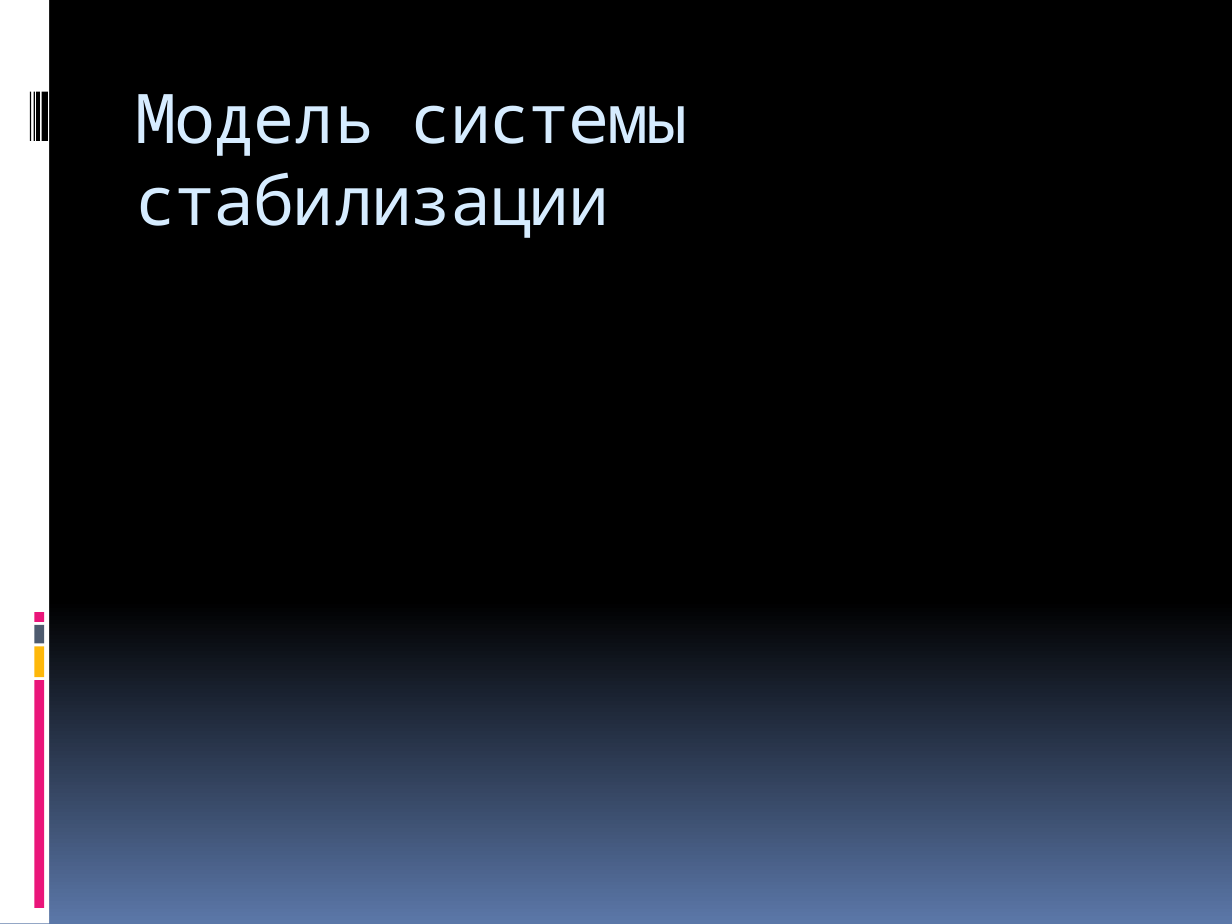
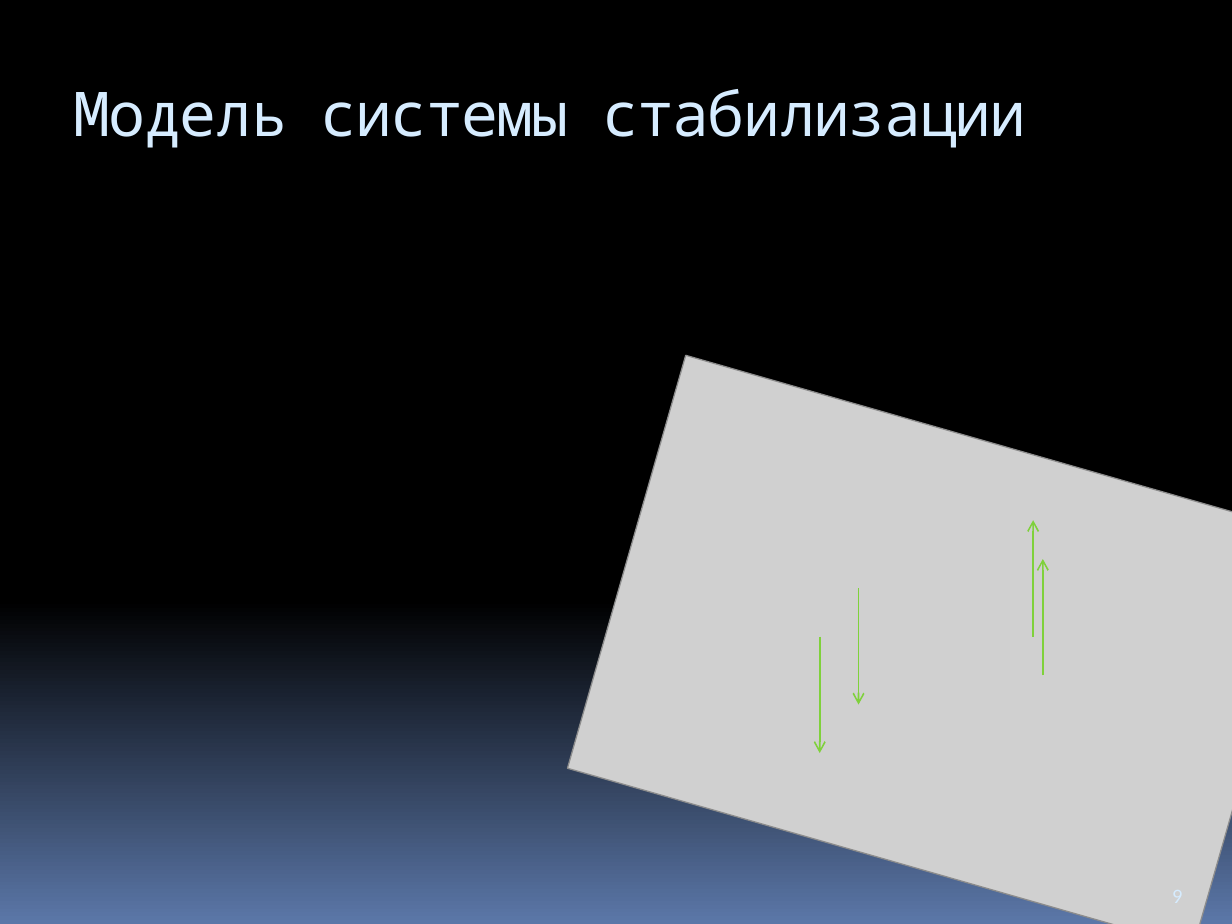
Before and after one commit to Jacobi20/quadro-xds, a slide deck: slide 9 of Docs/Medias2012.pptx (slide 18 before the commit). Drawn at 1232x924 pixels with LibreOffice and Linux fonts; fonts in the diff are those of the drawing; grey boxes stand for pictures. Boxes give left, top, right and bottom in pixels: in the first picture for what was removed or moved away, otherwise in the second. Text is boxed around its words. In the diff, an @@ line names an element or a change of style, - is before the commit and + after.

```diff
--- a/Docs/Medias2012.pptx
+++ b/Docs/Medias2012.pptx
@@ rectangle removed at (0,0,49,924) @@
@@ title "Модель системы стабилизации": place and size @@
-title "Модель системы стабилизации" at (135,94,688,238)
+title "Модель системы стабилизации" at (74,89,1027,148)
@@ title "Модель системы стабилизации" at (74,89,1027,148): size 40 to 36 pt @@
@@ rectangle removed at (30,91,31,140) @@
@@ rectangle removed at (33,91,34,140) @@
@@ rectangle removed at (36,91,39,140) @@
@@ rectangle removed at (42,91,48,140) @@
@@ picture added at (567,355,1232,924) @@
@@ arrow added from (1034, 637) to (1034, 520), #7FD13B 0.94 pt @@
@@ arrow added from (1042, 675) to (1042, 559), #7FD13B 0.94 pt @@
@@ arrow added from (859, 588) to (859, 705), #7FD13B 0.94 pt @@
@@ rectangle removed at (34,625,44,643) @@
@@ rectangle removed at (34,612,44,622) @@
@@ rectangle removed at (34,647,44,678) @@
@@ arrow added from (819, 637) to (819, 753), #7FD13B 0.94 pt @@
@@ rectangle removed at (34,680,44,908) @@
```
Also in this commit, not shown: 11 other slides changed, 3 slides added, 10 slides removed, 8 other files.
